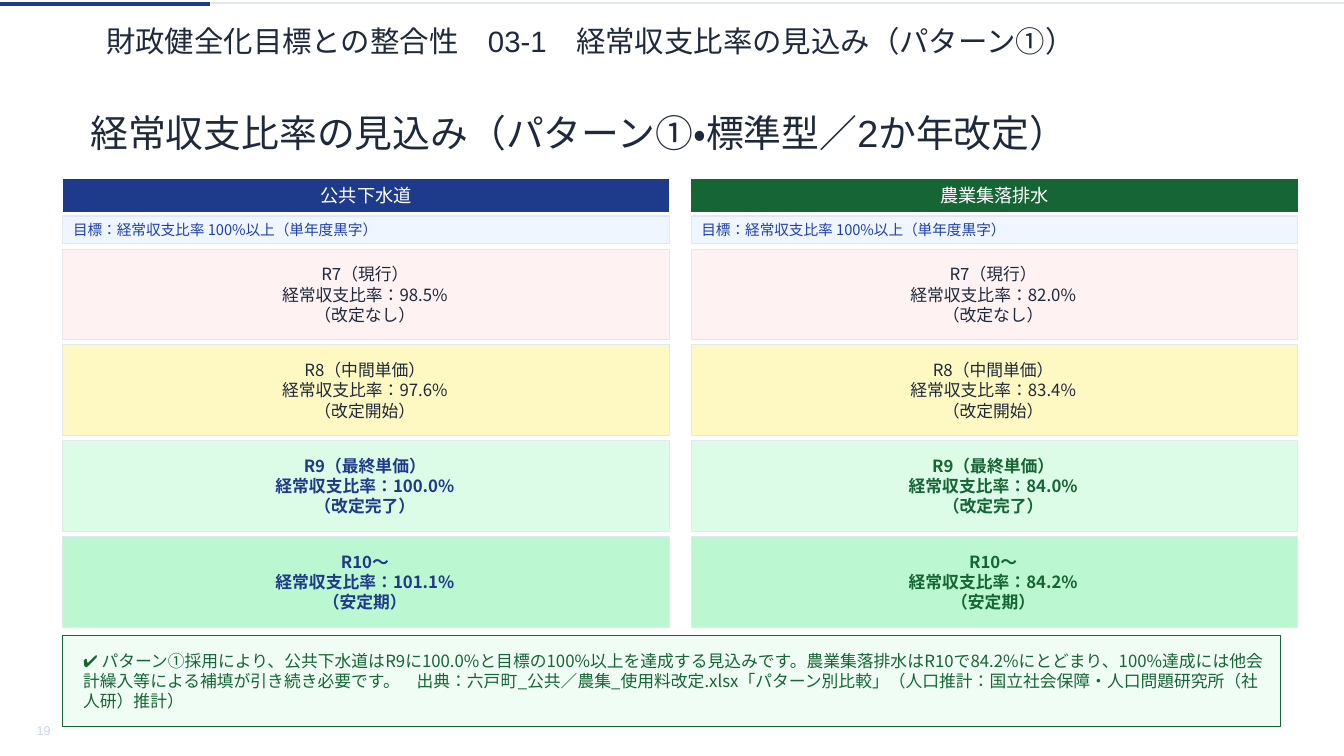
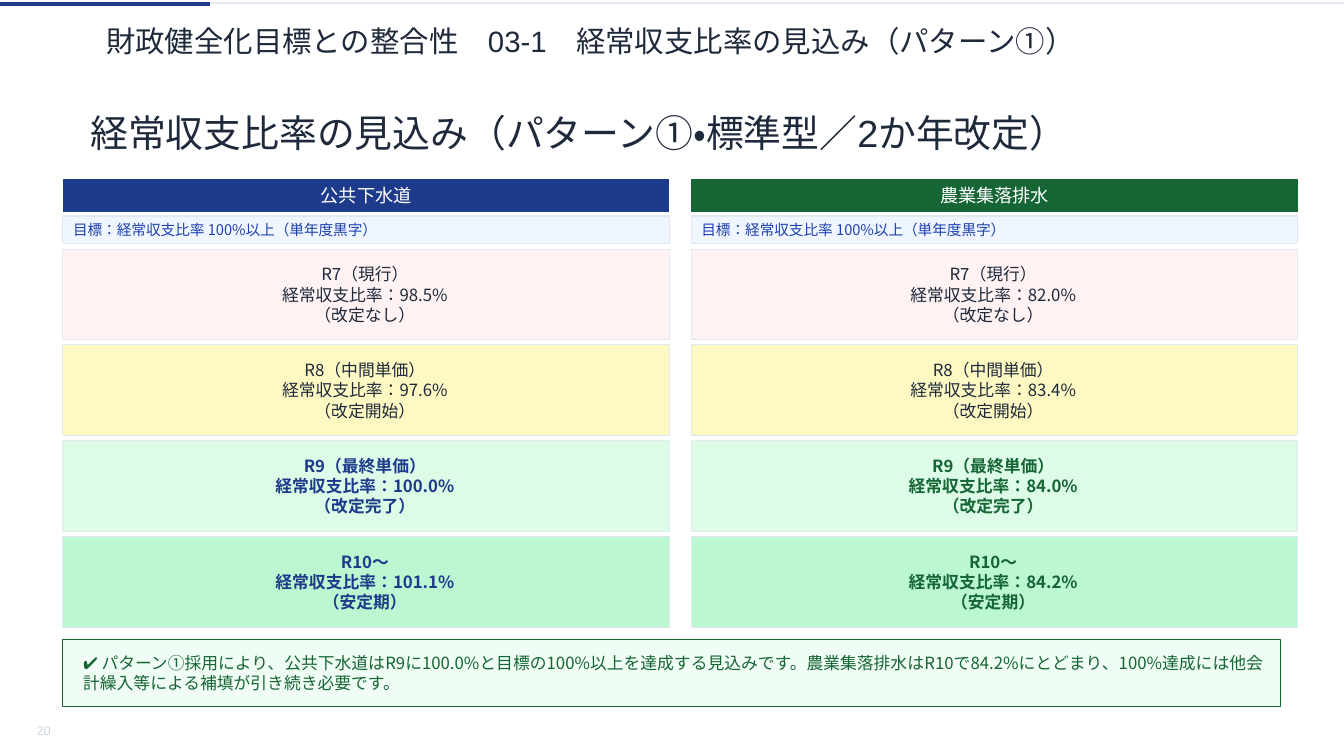
Before and after one commit to ryowakayama-gif/repository, a slide deck: slide 20 of rokko_sewage_council/output/六戸町_第2回審議会資料.pptx (slide 19 before the commit). Drawn at 1344x756 pixels with LibreOffice and Linux fonts; fonts in the diff are those of the drawing. Boxes give left, top, right and bottom in pixels: in the first picture for what was removed or moved away, otherwise in the second. Text is boxed around its words. In the diff, an @@ line names an element or a change of style, - is before the commit and + after.

```diff
--- a/rokko_sewage_council/output/六戸町_第2回審議会資料.pptx
+++ b/rokko_sewage_council/output/六戸町_第2回審議会資料.pptx
@@ freeform shape "✔ パターン①採用により、公共下水道はR9に100.0%と目標の100%以上を達成する見込みです。農業集落排水はR10で ...": place and size @@
-freeform shape "✔ パターン①採用により、公共下水道はR9に100.0%と目標の100%以上を達成する見込みです。農業集落排水はR10で ..." at bbox=[64, 635, 1281, 727]
+freeform shape "✔ パターン①採用により、公共下水道はR9に100.0%と目標の100%以上を達成する見込みです。農業集落排水はR10で ..." at bbox=[64, 639, 1281, 706]
@@ text in freeform shape at bbox=[83, 655, 1263, 691]: text changed @@
-✔ パターン①採用により、公共下水道はR9に100.0%と目標の100%以上を達成する見込みです。農業集落排水はR10で84.2%にとどまり、100%達成には他会計繰入等による補填が引き続き必要です。 出典：六戸町_公共／農集_使用料改定.xlsx「パターン別比較」（人口推計：国立社会保障・人口問題研究所（社人研）推計）
+✔ パターン①採用により、公共下水道はR9に100.0%と目標の100%以上を達成する見込みです。農業集落排水はR10で84.2%にとどまり、100%達成には他会計繰入等による補填が引き続き必要です。
@@ text in freeform shape at bbox=[37, 727, 51, 735]: text changed @@
-19
+20
```
Also in this commit, not shown: 19 other slides changed, 4 slides added, 3 other files.
